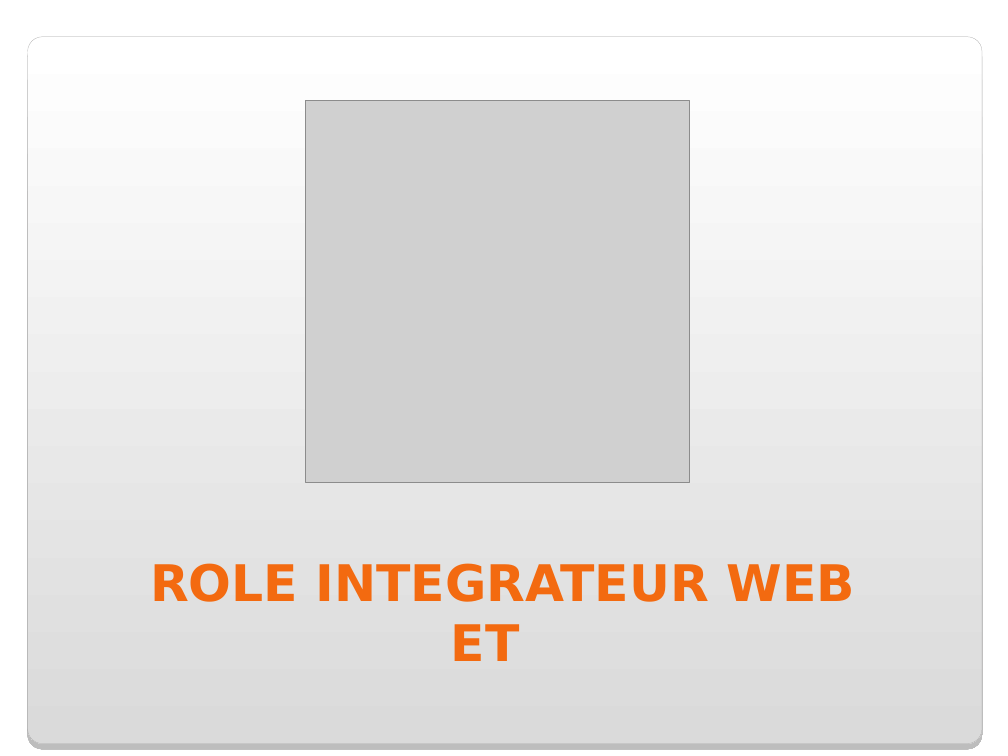
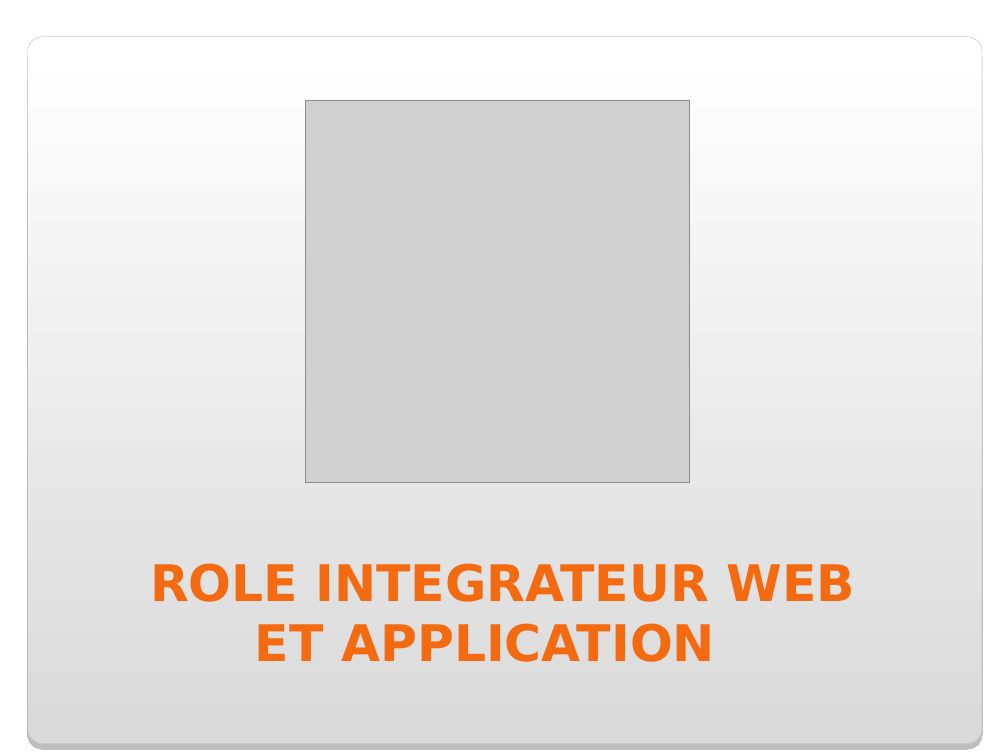
Before and after one commit to Liliaze/Recreer_une_maquette_OC_DWJ_P1, a slide deck: slide 3 of pres_soutenance.ppt. Drawn at 1008x756 pixels with LibreOffice and Linux fonts; fonts in the diff are those of the drawing; grey boxes stand for pictures; background and template pictures are left out. Boxes give left, top, right and bottom in pixels: in the first picture for what was removed or moved away, otherwise in the second. Text is boxed around its words. In the diff, an @@ line names an element or a change of style, - is before the commit and + after.

```diff
--- a/pres_soutenance.ppt
+++ b/pres_soutenance.ppt
@@ title at bbox=[150, 563, 855, 662]: text changed @@
-ROLE INTEGRATEUR WEB
-ET
+ROLE INTEGRATEUR WEB
+ET APPLICATION
```
Also in this commit, not shown: 7 other slides changed, 4 other files.
